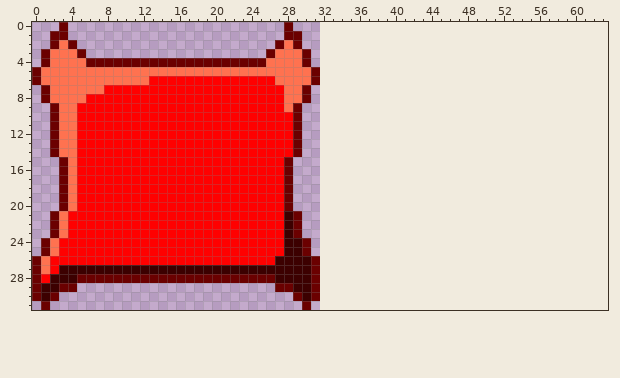
Two versions of one pixel-art sprite, Content/slotconcept.png. Above, as it was before the edit.
The file is 32x32 pixels. The old version is drawn lined up with the new one, on the new canvas.
New version:
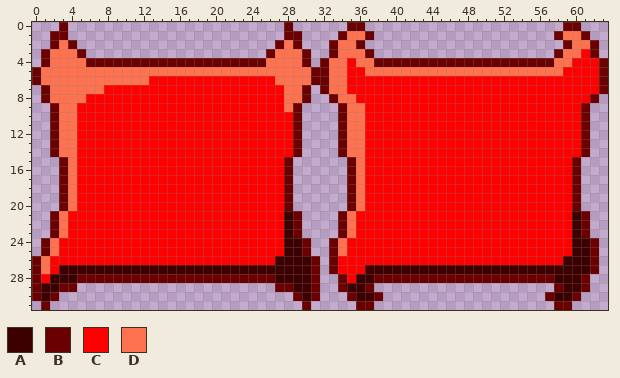
Palette (. is transparent): A #3c0000  B #6b0000  C #ff0000  D #ff7250
The exact change:
canvas 32x32 -> 64x32
y 0: x 35..36 .. -> BB; x 59..60 .. -> BB
y 1: x 34..37 .... -> BDDB; x 58..61 .... -> BDDB
y 2: x 33..36 .... -> BDDB; x 59..62 .... -> BDDB
y 3: x 33..37 ..... -> BDDDB; x 58..62 ..... -> BDDCB
y 4: x 32..63 ................................ -> BDDCDDBBBBBBBBBBBBBBBBBBBBDDCCCB
y 5: x 32..63 ................................ -> BDDCCDDDDDDDDDDDDDDDDDDDDDDCCCCB
y 6..7: x 32..63 ................................ -> BDDCCCCCCCCCCCCCCCCCCCCCCCCCCCCB
y 8: x 33..62 .............................. -> BDDCCCCCCCCCCCCCCCCCCCCCCCCCCB
y 9..14: x 34..61 ............................ -> BDDCCCCCCCCCCCCCCCCCCCCCCCCB
y 15..20: x 35..60 .......................... -> BDCCCCCCCCCCCCCCCCCCCCCCCB
y 21..23: x 34..61 ............................ -> BDCCCCCCCCCCCCCCCCCCCCCCCCAB
y 24..25: x 33..62 .............................. -> BDCCCCCCCCCCCCCCCCCCCCCCCCCAAB
y 26: x 33..62 .............................. -> BCCCCCCCCCCCCCCCCCCCCCCCCCAAAB
y 27: x 33..62 .............................. -> BCCCAAAAAAAAAAAAAAAAAAAAAAAAAB
y 28: x 34..61 ............................ -> BCAABBBBBBBBBBBBBBBBBBBBAAAB
y 29: x 34..37 .... -> BAAB; x 58..61 .... -> BAAB
y 30: x 35..38 .... -> BAAB; x 57..60 .... -> BAAB
y 31: x 36..37 .. -> BB; x 58..59 .. -> BB
Boxes around the changes in both pictures, in picture pixels (x1, y1, x2, y2):
added: (320, 22, 608, 310)
